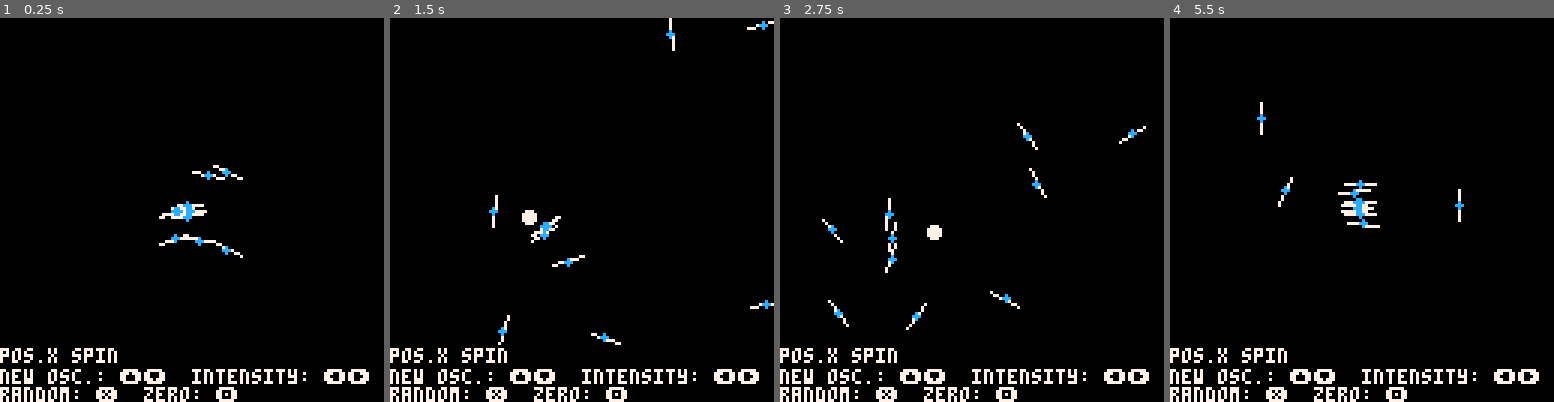
Above: before the commit, frames 1-4 (left to right).
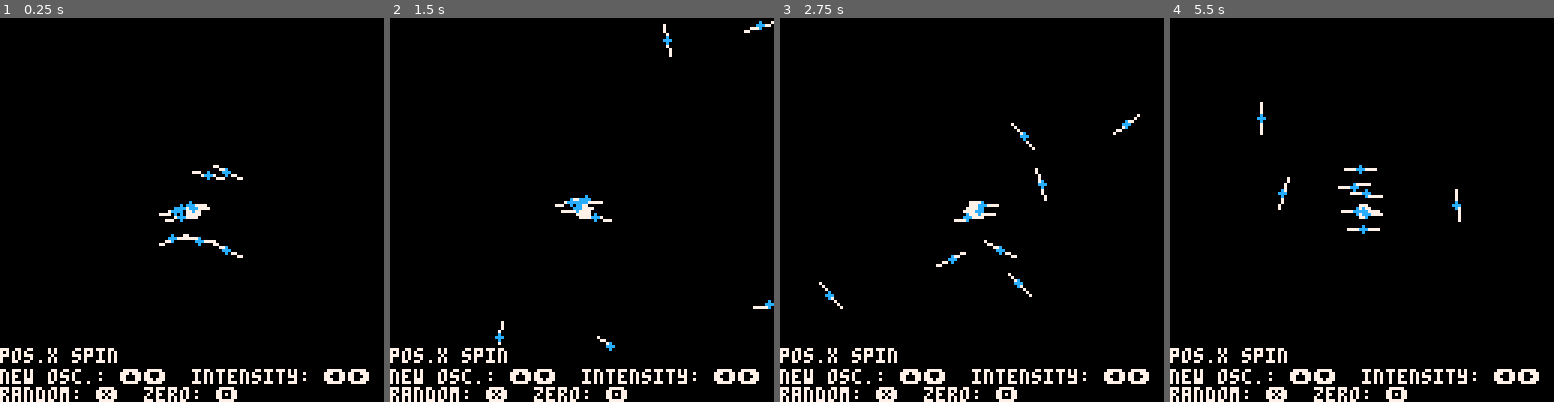
Above: after the commit, the same moments.

Repository: camerongoble/piconoc
Game: PICO-8 cartridge piconoc.p8
Same seed, same stepped clock (60 frames per second), same inputs: the game is played once before the commit and once after it.
Inputs:
- Up to frame 1 (0.25 s): no input
- Up to frame 2 (1.5 s): tap X (X key) at 0.33, 1.07 s; tap O (Z key) at 0.7 s
- Up to frame 3 (2.75 s): hold Right 1.6-2.1 s; tap O (Z key) at 1.7, 2.1, 2.5 s; tap X (X key) at 1.85 s; hold Up 2.15-2.42 s; hold Right from 2.47 s (still down)
- Up to frame 4 (5.5 s): tap O (Z key) every 0.4 s from 2.9 to 5.3 s; tap X (X key) at 2.97, 4.08, 5.2 s; release Right at 3.03 s; hold Left 3.08-3.58 s; hold Down 3.63-3.97 s; hold Right 4.02-4.68 s; hold Up 4.73-5.03 s; hold Left from 5.08 s (still down)

The runs differ from the first frame. In frame 1, 0.4% of the frame differs, in the area x 41-63%, y 47-63%; in frame 2, 1.4%; in frame 3, 1.7%, in the area x 10-96%, y 25-82%; in frame 4, 0.9%.

Commit message:
Added option to toggle stationary property

Diff:
--- a/piconoc.p8
+++ b/piconoc.p8
@@ -116,6 +116,7 @@
 -- add object velocities to positions
 resolve_position = system({"pos", "vel"},
 function(e)
+ if e.stationary then return end
  e.pos:add_vector(e.vel)
  local b = e.boundary_behavior or "none"
  if b=="wrap" then -- pass through the edge
